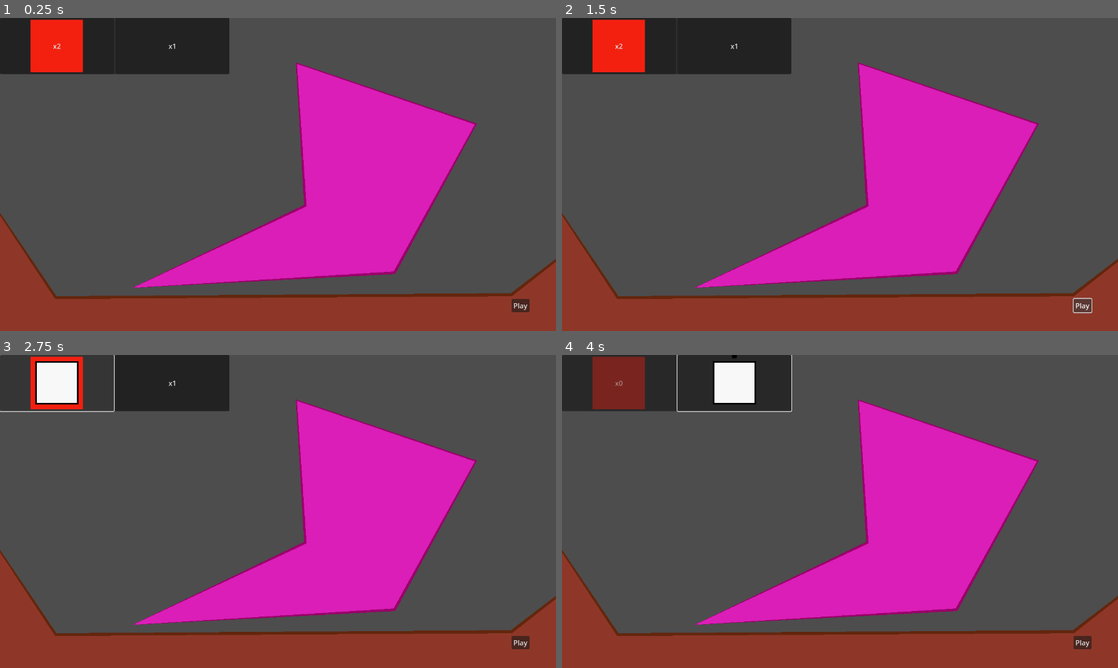
Above: before the commit, frames 1-4 (two rows, left to right).
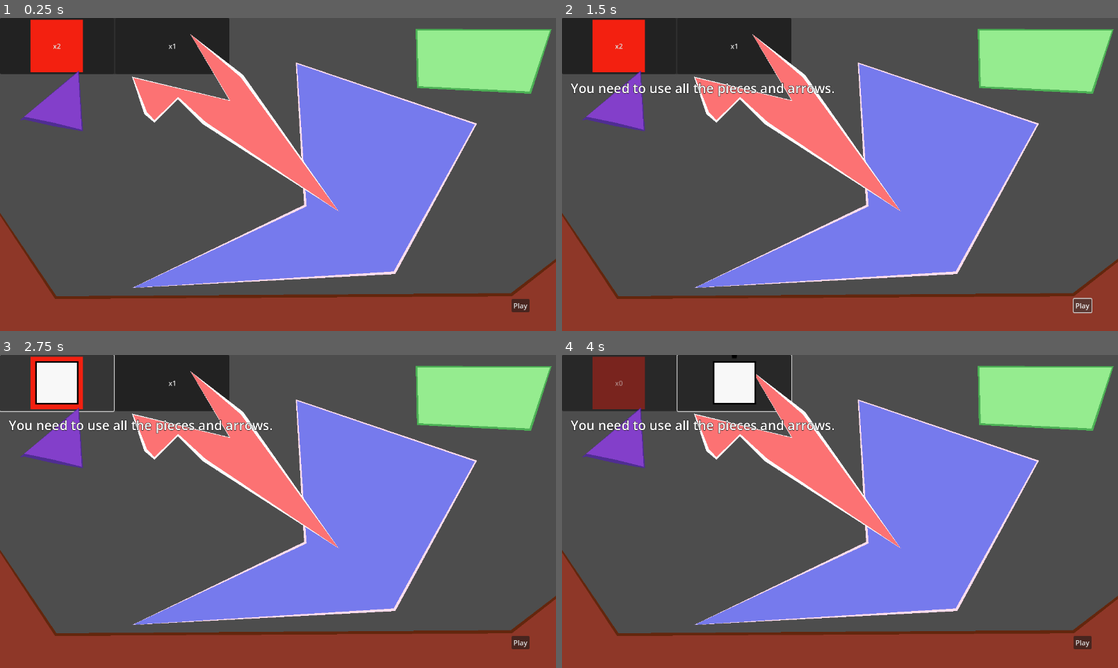
Above: after the commit, the same moments.

Repository: Xiul109/Basic_Principles_of_Autoreplicant_Engineering
Game: Godot game, scene res://main_scene.tscn
Two runs of this game, one before a commit and one after it. Both use one fixed random seed, a clock stepped at 60 frames per second and the inputs below.
Inputs:
- Up to frame 1 (0.25 s): no input
- Up to frame 2 (1.5 s): click "Play" at 0.5 s; click "Play" at 1.25 s
- Up to frame 3 (2.75 s): click "x2" at 2 s
- Up to frame 4 (4 s): click "x1" at 2.75 s; click "x1" at 3.5 s

The runs differ from the first frame. In frame 1, 28% of the frame differs, in the area x 3-100%, y 3-87%; in frame 2, 29%, in the area x 1-100%, y 3-87%; in frame 3, 29%; in frame 4, 29%.

Commit message:
Game elements.
Also wining and losing

Diff:
--- /dev/null
+++ b/UI/game_lost_interface.tscn
@@ -0,0 +1,39 @@
+[gd_scene format=3 uid="uid://de1ch156rclga"]
+
+[node name="game_lost_interface" type="Control"]
+layout_mode = 3
+anchors_preset = 15
+anchor_right = 1.0
+anchor_bottom = 1.0
+grow_horizontal = 2
+grow_vertical = 2
+
+[node name="Panel" type="Panel" parent="."]
+layout_mode = 0
+offset_right = 1278.0
+offset_bottom = 726.0
+
+[node name="LabelText" type="Label" parent="."]
+layout_mode = 0
+offset_left = 598.0
+offset_top = 332.0
+offset_right = 742.0
+offset_bottom = 355.0
+text = "You lost the game!
+Dont touch the purple areas!"
+
+[node name="button_retry" type="Button" parent="."]
+layout_mode = 0
+offset_left = 462.0
+offset_top = 472.0
+offset_right = 512.0
+offset_bottom = 503.0
+text = "Retry"
+
+[node name="button_menu" type="Button" parent="."]
+layout_mode = 0
+offset_left = 776.0
+offset_top = 460.0
+offset_right = 891.0
+offset_bottom = 491.0
+text = "Back to menu"
--- /dev/null
+++ b/UI/game_won_interface.tscn
@@ -0,0 +1,38 @@
+[gd_scene format=3 uid="uid://baibn74emvb8s"]
+
+[node name="game_won_interface" type="Control"]
+layout_mode = 3
+anchors_preset = 15
+anchor_right = 1.0
+anchor_bottom = 1.0
+grow_horizontal = 2
+grow_vertical = 2
+
+[node name="Panel" type="Panel" parent="."]
+layout_mode = 0
+offset_right = 1278.0
+offset_bottom = 726.0
+
+[node name="LabelText" type="Label" parent="."]
+layout_mode = 0
+offset_left = 598.0
+offset_top = 332.0
+offset_right = 742.0
+offset_bottom = 355.0
+text = "Congratulations! You reacheed the objective."
+
+[node name="button_next_level" type="Button" parent="."]
+layout_mode = 0
+offset_left = 462.0
+offset_top = 472.0
+offset_right = 512.0
+offset_bottom = 503.0
+text = "Next level"
+
+[node name="button_menu" type="Button" parent="."]
+layout_mode = 0
+offset_left = 776.0
+offset_top = 460.0
+offset_right = 891.0
+offset_bottom = 491.0
+text = "Back to menu"
--- a/UI/level_interface.gd
+++ b/UI/level_interface.gd
@@ -2,6 +2,15 @@
 
 @onready var replicant_editor := $ReplicantEditor
 var recovery_position : Vector2
+
+@onready var game_lost_interface: Control = $game_lost_interface
+@onready var button_lost_menu: Button = $game_lost_interface/button_menu
+@onready var button_retry: Button = $game_lost_interface/button_retry
+
+@onready var game_won_interface: Control = $game_won_interface
+@onready var button_next_level: Button = $game_won_interface/button_next_level
+@onready var button_won_menu: Button = $game_won_interface/button_menu
+
 
 @export var level : Level :
 	set(new_level):
@@ -10,16 +19,58 @@
 		if replicant_editor != null:
 			replicant_editor.level = level
 
+@export_enum("Building","Replicating") var level_state="Building"
+
+@onready var alert_label: Label = $alert_label
+
 # Called when the node enters the scene tree for the first time.
 func _ready():
+	SignalBus.connect("game_lost",game_lost)
+	button_retry.connect("pressed",_on_stop_button_pressed)
+	button_lost_menu.connect("pressed",go_to_menu)
+
+	SignalBus.connect("game_won",game_won)
+	button_next_level.connect("pressed",_on_stop_button_pressed)
+	button_won_menu.connect("pressed",go_to_menu)
+
+
+
+
+
+func game_lost(reason:String):
+	if level_state=="Building":
+		return
+	game_lost_interface.visible=true
+	level.timer.stop()
+
+
+func game_won():
+	if level_state=="Building":
+		return
+	game_won_interface.visible=true
+	level.timer.stop()
+
+
+
+func go_to_menu():
 	pass
 
+
+func alert(text:String):
+	alert_label.visible=true
+	alert_label.text=text
+	await get_tree().create_timer(5).timeout
+	alert_label.visible=false
 
 func _on_play_button_pressed():
 	if level == null:
 		return
 	elif not replicant_editor.pieces_selector.are_all_pieces_placed():
+		alert("You need to use all the pieces and arrows.")
 		return
+
+	SignalBus.activate_delete_areas.emit(true)
+	level_state="Replicating"
 	# Setting copy
 	level.base_replicant.mode = Replicant.Mode.DEFAULT
 	var copy_reply = level.base_replicant.duplicate(4)
@@ -41,6 +92,11 @@
 
 
 func _on_stop_button_pressed():
+	level_state="Building"
+	SignalBus.activate_delete_areas.emit(false)
+	game_lost_interface.visible=false
+	game_won_interface.visible=false
+
 	# Stoping timer
 	level.timer.stop()
 	# Cleaning and recovering replicant
--- a/UI/level_interface.tscn
+++ b/UI/level_interface.tscn
@@ -1,8 +1,10 @@
-[gd_scene load_steps=4 format=3 uid="uid://c3t66xpdrrig3"]
+[gd_scene load_steps=6 format=3 uid="uid://c3t66xpdrrig3"]
 
 [ext_resource type="Script" path="res://UI/level_interface.gd" id="1_c3b3j"]
 [ext_resource type="PackedScene" uid="uid://cnif1ug0p3h4l" path="res://UI/replicant_editor.tscn" id="1_s4ugr"]
 [ext_resource type="PackedScene" uid="uid://bkmnskaabvmoa" path="res://full_levels/level0.tscn" id="3_qfml0"]
+[ext_resource type="PackedScene" uid="uid://de1ch156rclga" path="res://UI/game_lost_interface.tscn" id="4_f2ata"]
+[ext_resource type="PackedScene" uid="uid://baibn74emvb8s" path="res://UI/game_won_interface.tscn" id="5_twmdp"]
 
 [node name="LevelInterface" type="Control"]
 layout_mode = 3
@@ -54,5 +56,33 @@
 grow_vertical = 0
 text = "Stop"
 
+[node name="game_lost_interface" parent="." instance=ExtResource("4_f2ata")]
+visible = false
+layout_mode = 1
+offset_left = -7.0
+offset_top = -4.0
+offset_right = -7.0
+offset_bottom = -4.0
+
+[node name="game_won_interface" parent="." instance=ExtResource("5_twmdp")]
+visible = false
+layout_mode = 1
+offset_left = 4.0
+offset_top = -5.0
+offset_right = 4.0
+offset_bottom = -5.0
+
+[node name="alert_label" type="Label" parent="."]
+visible = false
+layout_mode = 0
+offset_left = 20.0
+offset_top = 140.0
+offset_right = 532.0
+offset_bottom = 225.0
+theme_override_colors/font_outline_color = Color(0.0253638, 0.0253638, 0.0253638, 1)
+theme_override_constants/outline_size = 3
+theme_override_font_sizes/font_size = 30
+text = "Anounce Label"
+
 [connection signal="pressed" from="PlayButton" to="." method="_on_play_button_pressed"]
 [connection signal="pressed" from="StopButton" to="." method="_on_stop_button_pressed"]
--- a/full_levels/level0.tscn
+++ b/full_levels/level0.tscn
@@ -1,9 +1,12 @@
-[gd_scene load_steps=6 format=3 uid="uid://bkmnskaabvmoa"]
+[gd_scene load_steps=9 format=3 uid="uid://bkmnskaabvmoa"]
 
 [ext_resource type="PackedScene" uid="uid://dx12p86m7rbs1" path="res://game_elements/levels/level.tscn" id="1_0up0k"]
 [ext_resource type="Script" path="res://game_elements/levels/elements/level_pieces.gd" id="2_u2v5e"]
 [ext_resource type="PackedScene" uid="uid://cytu78s7047jn" path="res://game_elements/shapes/square.tscn" id="3_k1lpa"]
 [ext_resource type="PackedScene" uid="uid://b4bfv74tx0ymn" path="res://game_elements/levels/elements/static_obstacle.tscn" id="4_ycc6e"]
+[ext_resource type="PackedScene" uid="uid://dmeisesvoqy1o" path="res://game_elements/levels/elements/target_zone.tscn" id="5_7i7um"]
+[ext_resource type="PackedScene" uid="uid://y6huvfyk425v" path="res://game_elements/levels/elements/lose_game_zone.tscn" id="5_ag78p"]
+[ext_resource type="PackedScene" uid="uid://drv51lr1ckoja" path="res://game_elements/levels/elements/deleting_zone.tscn" id="6_bof3s"]
 
 [sub_resource type="Resource" id="Resource_gy12u"]
 script = ExtResource("2_u2v5e")
@@ -17,15 +20,39 @@
 [node name="CollisionPolygon2D" parent="building_area" index="1"]
 polygon = PackedVector2Array(304, 624, 700, 433, 681, 105, 1098, 246, 910, 592)
 
-[node name="static_obstacle" parent="." index="3" instance=ExtResource("4_ycc6e")]
+[node name="lose_game_zone" parent="." index="2" instance=ExtResource("5_ag78p")]
+position = Vector2(-124, 129)
+
+[node name="CollisionPolygon2D" parent="lose_game_zone" index="1"]
+polygon = PackedVector2Array(170, 106, 180, 98, 248, 112, 312, 128, 304, -5)
+
+[node name="target_zone" parent="." index="3" instance=ExtResource("5_7i7um")]
+position = Vector2(864, 33)
+
+[node name="CollisionPolygon2D" parent="target_zone" index="1"]
+polygon = PackedVector2Array(97, -4, 100, 124, 355, 136, 402, -4)
+
+[node name="deleting_zone" parent="." index="4" instance=ExtResource("6_bof3s")]
+position = Vector2(350, 199)
+
+[node name="CollisionPolygon2D" parent="deleting_zone" index="1"]
+polygon = PackedVector2Array(-18, 22, -46, -64, 178, -10, 88, -162, 210, -68, 430, 246, 118, 46, 60, -12, 6, 42)
+
+[node name="static_obstacle" parent="." index="6" instance=ExtResource("4_ycc6e")]
 
 [node name="CollisionPolygon2D" parent="static_obstacle" index="1"]
 polygon = PackedVector2Array(-142, 238, 130, 640, 1176, 633, 1571, 332, 1457, 844, -137, 797)
 
-[node name="BaseReplicant" parent="." index="4"]
+[node name="BaseReplicant" parent="." index="7"]
 position = Vector2(635, 611)
 
 [editable path="building_area"]
 [editable path="building_area/PolygonView"]
+[editable path="lose_game_zone"]
+[editable path="lose_game_zone/PolygonView"]
+[editable path="target_zone"]
+[editable path="target_zone/PolygonView"]
+[editable path="deleting_zone"]
+[editable path="deleting_zone/PolygonView"]
 [editable path="static_obstacle"]
 [editable path="static_obstacle/PolygonView"]
--- a/game_elements/levels/elements/building_zone.tscn
+++ b/game_elements/levels/elements/building_zone.tscn
@@ -9,11 +9,11 @@
 
 [node name="PolygonView" parent="." node_paths=PackedStringArray("collision") instance=ExtResource("2_htkdy")]
 position = Vector2(0, -3)
-color = Color(0.606046, 1.00112e-05, 0.416323, 1)
+color = Color(1, 0.871755, 0.932992, 1)
 collision = NodePath("../CollisionPolygon2D")
 
 [node name="InnerShape" parent="PolygonView" index="0"]
-color = Color(1, 0.190175, 0.896345, 0.635294)
+color = Color(0.150272, 0.25352, 0.930762, 0.635294)
 
 [node name="CollisionPolygon2D" type="CollisionPolygon2D" parent="."]
 
--- a/game_elements/levels/elements/deleting_zone.gd
+++ b/game_elements/levels/elements/deleting_zone.gd
@@ -1,13 +1,19 @@
 class_name DeletingArea
 extends Area2D
+
+var active:=false
 
 # Called when the node enters the scene tree for the first time.
 func _ready() -> void:
 	$PolygonView.collision = $CollisionPolygon2D
+	SignalBus.connect("activate_delete_areas",activate_area)
 
+
+func activate_area(value:bool):
+	active=value
 
 func _on_body_entered(body: Node2D) -> void:
 	print("Ha entrado algo en la zona")
-	if body.is_in_group("Piece"):
+	if body.is_in_group("Piece") and active:
 		print("Entro una pieza")
 		body.queue_free()
--- a/game_elements/levels/elements/deleting_zone.tscn
+++ b/game_elements/levels/elements/deleting_zone.tscn
@@ -6,9 +6,16 @@
 [node name="deleting_zone" type="Area2D"]
 script = ExtResource("2_upwgt")
 
-[node name="PolygonView" parent="." instance=ExtResource("2_atsi2")]
+[node name="PolygonView" parent="." node_paths=PackedStringArray("collision") instance=ExtResource("2_atsi2")]
+color = Color(0.987034, 0.991528, 0.999797, 1)
+collision = NodePath("../CollisionPolygon2D")
+
+[node name="InnerShape" parent="PolygonView" index="0"]
+color = Color(0.992157, 0, 0, 0.552941)
 
 [node name="CollisionPolygon2D" type="CollisionPolygon2D" parent="."]
 
 [connection signal="body_entered" from="." to="." method="_on_body_entered"]
 [connection signal="body_exited" from="." to="." method="_on_body_exited"]
+
+[editable path="PolygonView"]
--- a/game_elements/levels/elements/lose_game_zone.gd
+++ b/game_elements/levels/elements/lose_game_zone.gd
@@ -7,6 +7,7 @@
 
 
 func _on_body_entered(body: Node2D) -> void:
+	print("Algo entro! a ver que es: "+str(body))
 	if body.is_in_group("Piece"):
 		print("AAA wey perdiste")
-		SignalBus.game_lost.emit()
+		SignalBus.game_lost.emit("lost_zone")
--- a/game_elements/levels/elements/lose_game_zone.tscn
+++ b/game_elements/levels/elements/lose_game_zone.tscn
@@ -6,9 +6,17 @@
 [node name="lose_game_zone" type="Area2D"]
 script = ExtResource("1_54gxi")
 
-[node name="PolygonView" parent="." instance=ExtResource("2_ln70l")]
+[node name="PolygonView" parent="." node_paths=PackedStringArray("collision") instance=ExtResource("2_ln70l")]
+color = Color(0.952941, 0.52549, 1, 1)
+collision = NodePath("../CollisionPolygon2D")
+
+[node name="InnerShape" parent="PolygonView" index="0"]
+color = Color(0.317647, 0.12549, 0.698039, 0.686275)
 
 [node name="CollisionPolygon2D" type="CollisionPolygon2D" parent="."]
+polygon = PackedVector2Array(81, 76, 104, 258, 388, 376, 679, 219, 304, -5)
 
 [connection signal="body_entered" from="." to="." method="_on_body_entered"]
 [connection signal="body_exited" from="." to="." method="_on_body_exited"]
+
+[editable path="PolygonView"]
--- a/game_elements/levels/elements/target_zone.tscn
+++ b/game_elements/levels/elements/target_zone.tscn
@@ -6,9 +6,17 @@
 [node name="target_zone" type="Area2D"]
 script = ExtResource("2_wc2l3")
 
-[node name="PolygonView" parent="." instance=ExtResource("2_fb34k")]
+[node name="PolygonView" parent="." node_paths=PackedStringArray("collision") instance=ExtResource("2_fb34k")]
+color = Color(0.999643, 0.856173, 0.849837, 1)
+collision = NodePath("../CollisionPolygon2D")
+
+[node name="InnerShape" parent="PolygonView" index="0"]
+color = Color(0.294118, 0.972549, 0.356863, 0.584314)
 
 [node name="CollisionPolygon2D" type="CollisionPolygon2D" parent="."]
+polygon = PackedVector2Array(97, -4, 100, 124, 355, 136)
 
 [connection signal="body_entered" from="." to="." method="_on_body_entered"]
 [connection signal="body_exited" from="." to="." method="_on_body_exited"]
+
+[editable path="PolygonView"]
--- a/game_elements/levels/level.gd
+++ b/game_elements/levels/level.gd
@@ -5,6 +5,7 @@
 @export var n_arrows : int = 0
 
 @onready var building_area: Area2D = $building_area
+
 @onready var base_replicant : Replicant = $BaseReplicant
 @onready var timer = $Timer
 
--- a/game_elements/replicant.gd
+++ b/game_elements/replicant.gd
@@ -9,15 +9,29 @@
 
 func replicate() -> Array[Replicant]:
 	var replicas : Array[Replicant] = []
+	var available_arrows:=0
 	for piece in pieces:
-		for arrow in piece.replica_arrows:
-			var replica := duplicate(4)
-			replica.global_position = arrow.global_position
-			replica.global_rotation = \
-				piece.global_rotation + arrow.global_rotation
-				# This is added, because the intuition is that up arrow is considered no rotation
+		print("Tengo estas pieas: "+str(pieces.size()))
+		if is_instance_valid(piece):		#!piece.is_queued_for_deletion():
+			print("Esta es valida: "+str(piece))
+			for arrow in piece.replica_arrows:
+				print("Tenemos flecha")
+				available_arrows+=1
+				var replica := duplicate(4)
+				replica.global_position = arrow.global_position
+				replica.global_rotation = \
+					piece.global_rotation + arrow.global_rotation
+					# This is added, because the intuition is that up arrow is considered no rotation
 
-			replicas.append(replica)
+				replicas.append(replica)
+		else:
+			print("esta no es valida: "+str(piece))
+
+
+	if available_arrows==0:
+		print("Ninguna flecha en la iteracion")
+		SignalBus.game_lost.emit("no_pieces")
+
 	return replicas
 
 func _mode_set(new_mode: Mode):
--- a/game_elements/shapes/piece.gd
+++ b/game_elements/shapes/piece.gd
@@ -9,6 +9,7 @@
 
 # Called when the node enters the scene tree for the first time.
 func _ready():
+	add_to_group("Piece")
 	shape.collision = $collision
 
 
--- a/signal_bus.gd
+++ b/signal_bus.gd
@@ -1,8 +1,12 @@
 extends Node
 
-signal game_lost
-#emited lose_game_zone
+signal game_lost(reason)
+#emited lose_game_zone ,
 
 
 signal game_won
 #emited: target_zone
+
+
+signal activate_delete_areas(value)
+#emited: level_interface
--- a/test/base.tscn
+++ b/test/base.tscn
@@ -41,6 +41,5 @@
 
 [node name="ReplicaArrow" parent="replicas/Replicant/square" instance=ExtResource("4_5uwn3")]
 position = Vector2(2, -47)
-target_position = Vector2(68, -109)
 
 [connection signal="timeout" from="Timer" to="." method="_on_timer_timeout"]
